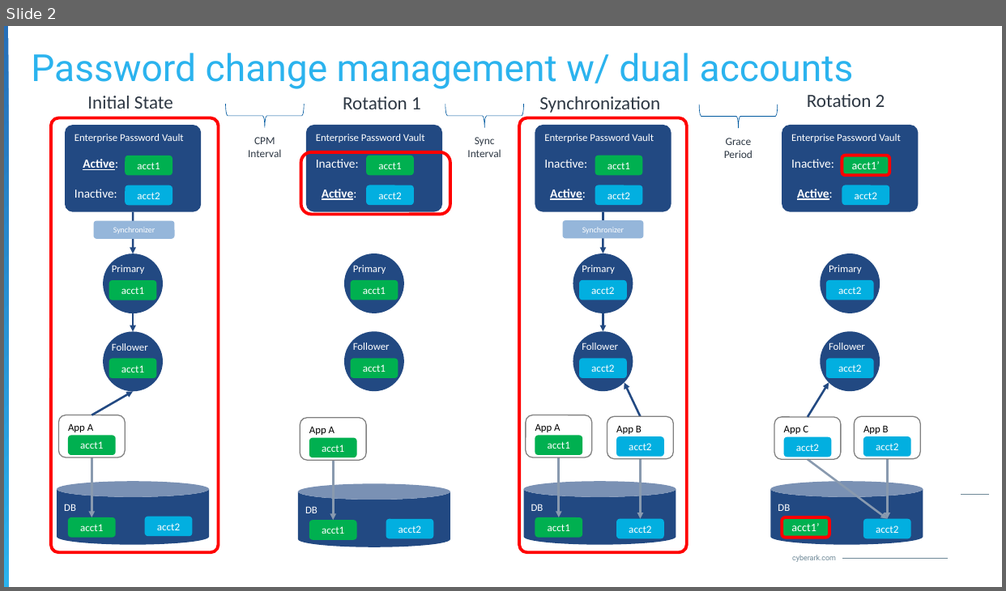
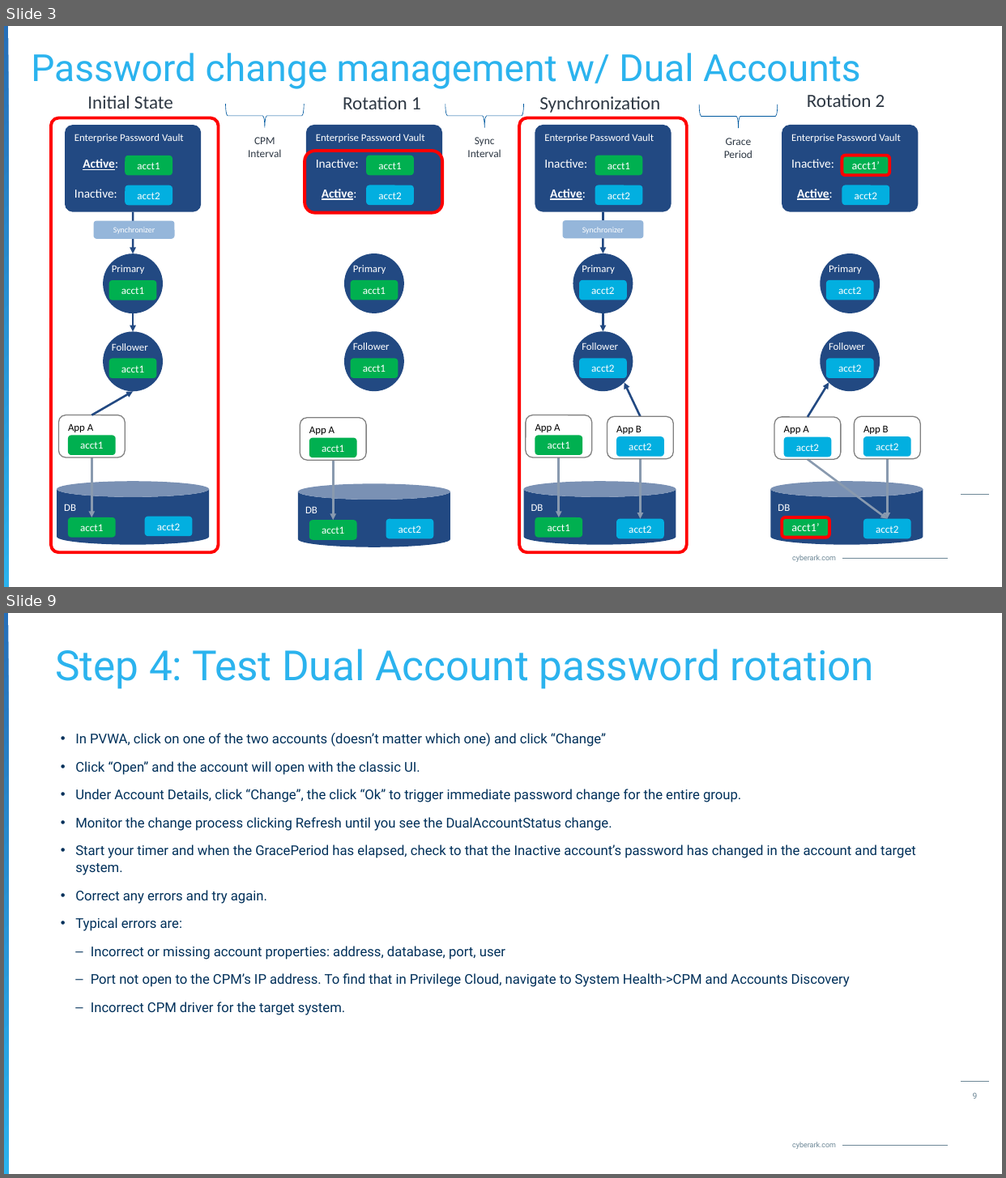
Before and after one commit to jodyhuntatx/cybrsm-demos, a slide deck: DUAL_ACCOUNTS_demo/DualAccounts-Explained-230814JH.pptx. Shown one above the other, each under a label of ours: slide 2 before the commit, slides 3 and 9 after it; the slides between them are not shown. The pictures are 1006x591 and 1006x1178 pixels, drawn with LibreOffice and Linux fonts; fonts in the diff are those of the drawing; background and template pictures are left out. Boxes give left, top, right and bottom in pixels: in the first picture for what was removed or moved away, otherwise in the second. Text is boxed around its words. In the diff, an @@ line names an element or a change of style, - is before the commit and + after.

Commit message:
checkpoint

```diff
--- a/DUAL_ACCOUNTS_demo/DualAccounts-Explained-230814JH.pptx
+++ b/DUAL_ACCOUNTS_demo/DualAccounts-Explained-230814JH.pptx
@@ slide 9 added at (x1=4, y1=613, x2=1002, y2=1174), background #FFFFFF; not listed: 4 template elements that a slide beside it also shows @@
@@ title added at (x1=55, y1=649, x2=875, y2=689), 40 pt, text gradient #2BB3EE to #266FB8 @@
+Step 4: Test Dual Account password rotation
@@ text added at (x1=75, y1=733, x2=916, y2=1016), 13 pt, text #00305A @@
+• In PVWA, click on one of the two accounts (doesn’t matter which one) and click “Change”
+• Click “Open” and the account will open with the classic UI.
+• Under Account Details, click “Change”, the click “Ok” to trigger immediate password change for the entire group.
+• Monitor the change process clicking Refresh until you see the DualAccountStatus change.
+• Start your timer and when the GracePeriod has elapsed, check to that the Inactive account’s password has changed in the account and target system.
+• Correct any errors and try again.
+• Typical errors are:
+  – Incorrect or missing account properties: address, database, port, user
+  – Port not open to the CPM’s IP address. To find that in Privilege Cloud, navigate to System Health->CPM and Accounts Discovery
+  – Incorrect CPM driver for the target system.
@@ page number added at (x1=973, y1=1093, x2=978, y2=1099), 8 pt, text #6E8897 @@
+9
@@ what was slide 2 is now slide 3 @@
@@ slide 3 changed as well @@
@@ title at (x1=31, y1=53, x2=861, y2=89): text changed @@
-Password change management w/ dual accounts
+Password change management w/ Dual Accounts
@@ rounded rectangle resized from (x1=301, y1=152, x2=450, y2=215) to (x1=305, y1=151, x2=443, y2=213) @@
@@ text in rounded rectangle at (x1=784, y1=425, x2=808, y2=434): text changed @@
-App C
+App A
```
Also in this commit, not shown: 1 other slide changed, 7 other slides added, 1 slide removed, 26 other files.
